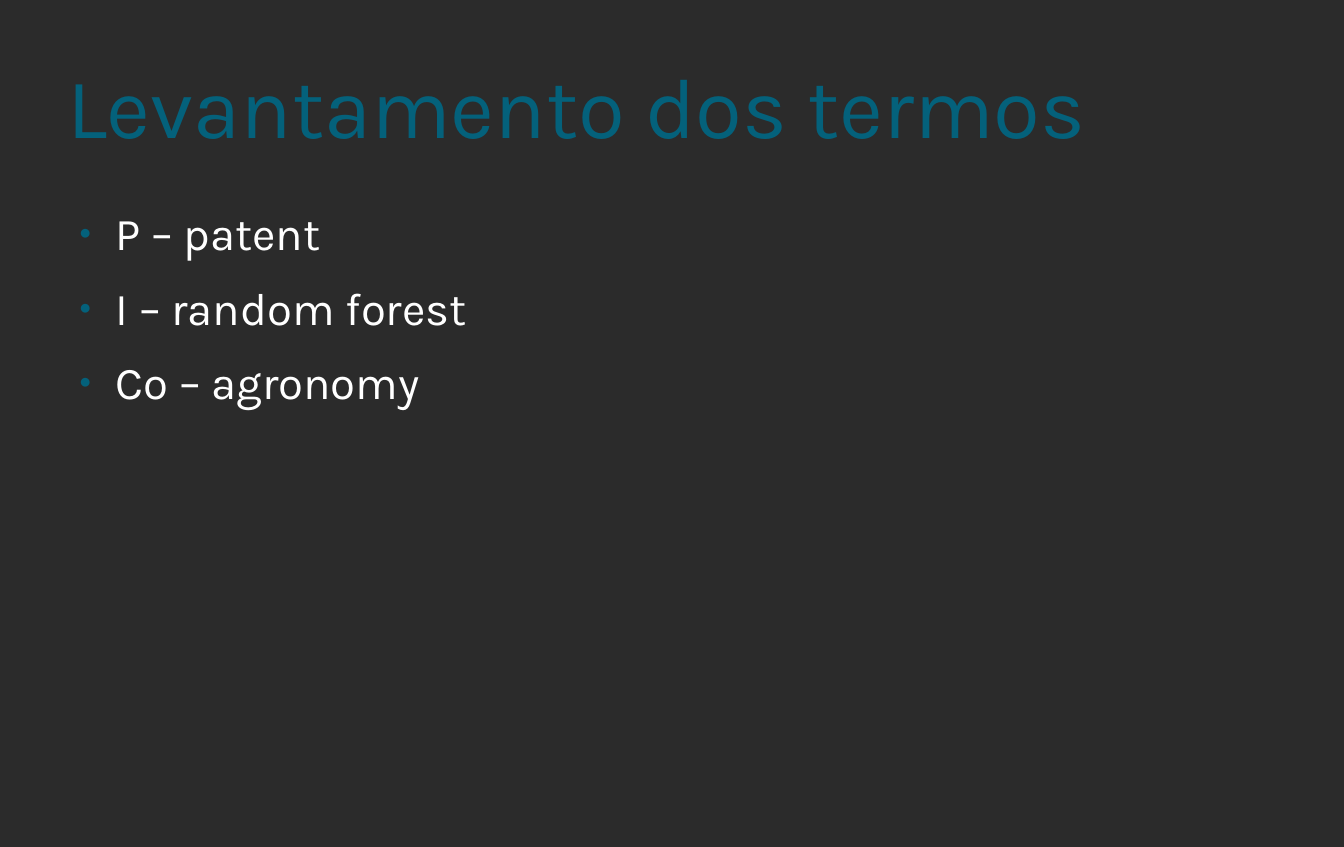
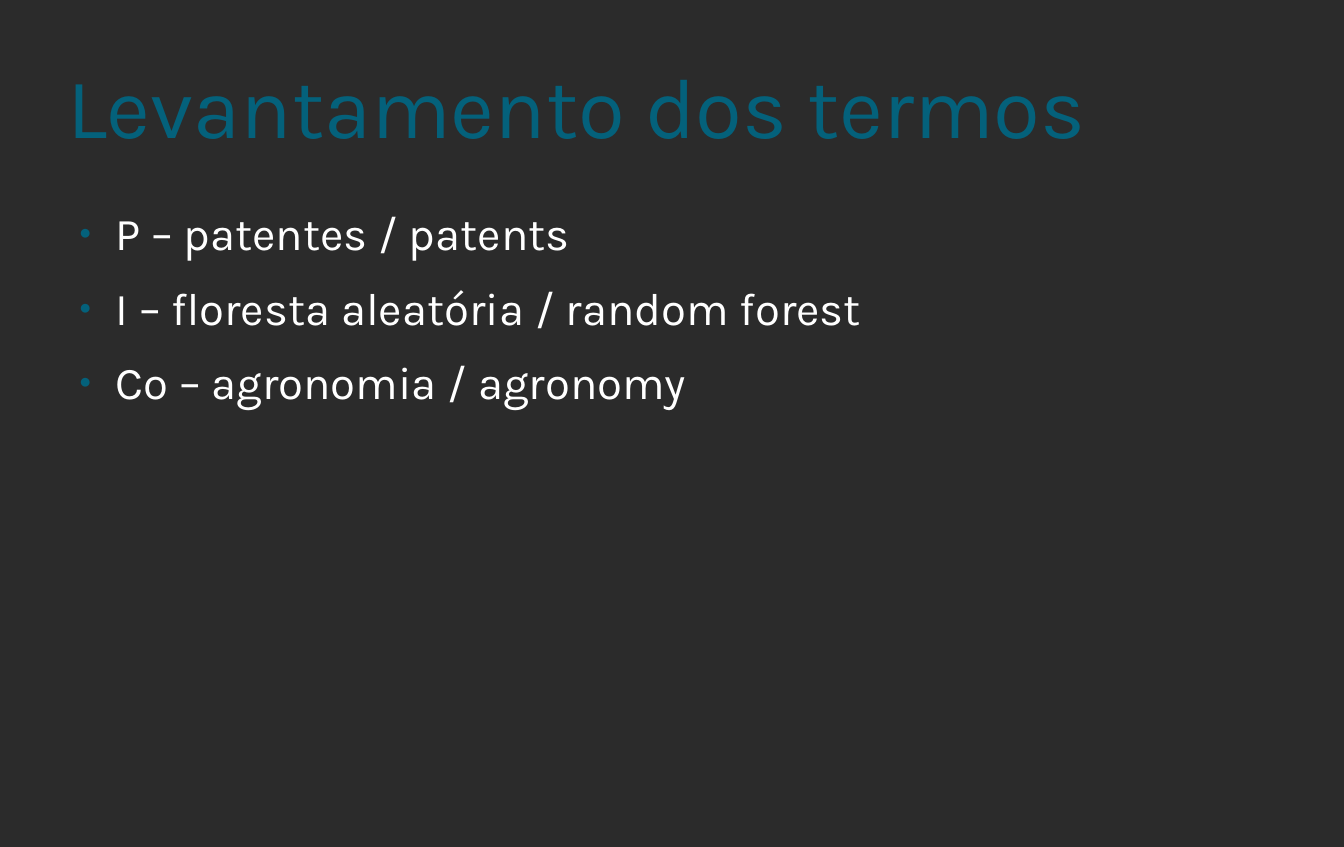
Before and after one commit to henriquevieira/mba_project, a slide deck: slide 4 of estruturacao_e_revisao_bibliografica.odp (slide 5 before the commit). Drawn at 1344x847 pixels with LibreOffice and Linux fonts; fonts in the diff are those of the drawing; background and template pictures are left out; a plain dark background stands for a picture behind light text. Boxes give left, top, right and bottom in pixels: in the first picture for what was removed or moved away, otherwise in the second. Text is boxed around its words. In the diff, an @@ line names an element or a change of style, - is before the commit and + after.

```diff
--- a/estruturacao_e_revisao_bibliografica.odp
+++ b/estruturacao_e_revisao_bibliografica.odp
@@ text at [115,221,861,410]: text changed @@
-● P – patent
-● I – random forest
-● Co – agronomy
+● P – patentes / patents
+● I – floresta aleatória / random forest
+● Co – agronomia / agronomy
```
Also in this commit, not shown: 3 other slides changed, 1 slide removed, 8 other files.
